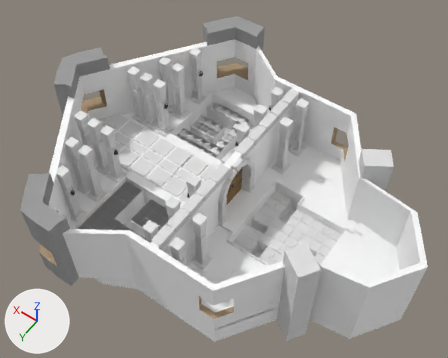
The Blender file Dungeon Baller/Models blend/secondfloor.blend, before and after one commit.
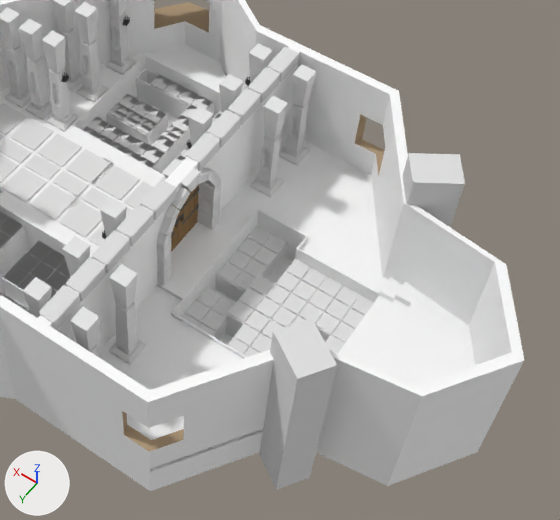
There are two pictures of each version: one whole from a 50 mm camera at (-2.16, 2.8, 4.98) aimed at (-0.15, -0.02, 0.55), one close up on the part from 29% to 100% of the width and 17% to 100% of the height. Every picture has the same lights, and +X, +Y and +Z are marked at lower left.

The older version as bpy lines, for what is in view:
```python
ob_secondfloor = bpy.data.objects.new('SecondFloor', me_obj_000001_018)
ob_secondfloor.location = (0.0, 0.0, 0.0)
ob_secondfloor.scale = (0.1, 0.1, 0.1)
ob_wall2 = bpy.data.objects.new('WALL2', me_obj_000001_001)
ob_wall2.location = (0.0, 0.0, 0.0)
ob_wall2.scale = (0.1, 0.1, 0.1)
ob_wall3 = bpy.data.objects.new('WALL3', me_obj_000001_006)
ob_wall3.location = (0.0, 0.0, 0.0)
ob_wall3.scale = (0.1, 0.1, 0.1)
# also in view: 'lvl8' at (0.4, 0.69, 0.2); 'lvl7' at (0.4, -0.71, 0.18)
```
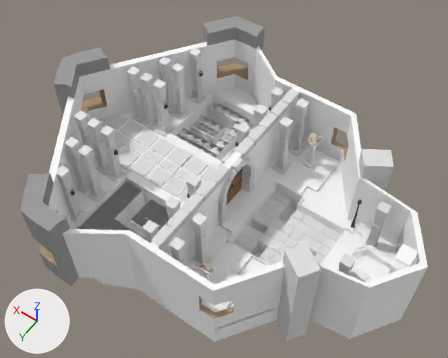
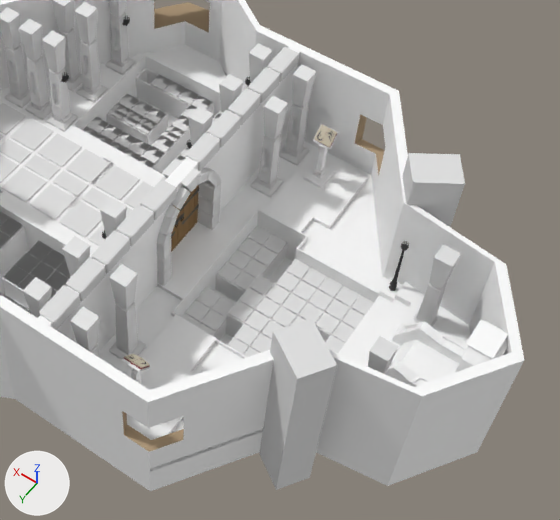
Location of each change, (x1, y1, x2, y2) in pixels of the close-ups (560 x 520 px):
'SecondFloor', reshaped: before (0, 0, 475, 491); after (0, 0, 508, 491)
part 1 of me_obj_000001_018, built on: before (368, 322, 475, 387); after (121, 241, 508, 440)
part 2 of me_obj_000001_018, added: after (258, 124, 368, 239)

Edits to the bpy script that builds the scene:
```text
Add mat_walls_columnsanddetails_001:
    mat_walls_columnsanddetails_001 = diffuse_material('walls-columnsanddetails.001')
    mat_walls_columnsanddetails_001.base_color = (0.748, 0.748, 0.748)  # light grey #e0e0e0
Add mat_books_runes:
    mat_books_runes = diffuse_material('books-runes')
    mat_books_runes.base_color = (0.0607, 0.0607, 0.0607)  # dark grey #464646
Add mat_torch_002:
    mat_torch_002 = diffuse_material('torch.002')
    mat_torch_002.base_color = (0.07, 0.07, 0.07)  # dark grey #4b4b4b
Add mat_books_paper_001:
    mat_books_paper_001 = diffuse_material('books-paper.001')
    mat_books_paper_001.base_color = (0.662, 0.598, 0.47)  # light grey #d5cbb6
Add mat_books_cover2_001:
    mat_books_cover2_001 = diffuse_material('books-cover2.001')
    mat_books_cover2_001.base_color = (0.24, 0.052, 0.0547)  # brown #864042
Change me_obj_000001_018:
    used by ob_secondfloor; location = (0.0, 0.0, 0.0); scale = (0.1, 0.1, 0.1)
    remove me_obj_000001_018.from_pydata(...)  # 11092 vertices, 9335 faces, 6 loose edges; spans x -20.0..16.1, y -13.1..13.1, z 0.0..9.2
    add me_obj_000001_018.from_pydata(...)  # 13130 vertices, 11137 faces, 6 loose edges; spans x -20.0..16.1, y -13.1..13.1, z 0.0..9.2
    me_obj_000001_018 part 1: 10 vertices moved from x -19.4..-15.1, y -1.4..1.4, z 3.6..3.7 to x -19.8..-15.1, y -1.6..1.6, z 3.6..5.2; 15 vertices removed from x -19.4..-15.1, y -1.4..1.4, z 3.6..3.7; 1542 vertices added at x -19.7..-4.5, y -4.2..10.0, z 2.4..9.0
    me_obj_000001_018 part 2: 415 vertices added at x -8.3..-4.7, y -10.0..-4.5, z 2.4..6.6
    add me_obj_000001_018.materials.append(mat_books_paper_001)  # light grey #d5cbb6
    add me_obj_000001_018.materials.append(mat_walls_columnsanddetails_001)  # light grey #e0e0e0
    add me_obj_000001_018.materials.append(mat_books_cover2_001)  # brown #864042
    add me_obj_000001_018.materials.append(mat_books_runes)  # dark grey #464646
    add me_obj_000001_018.materials.append(mat_torch_002)  # dark grey #4b4b4b
```
